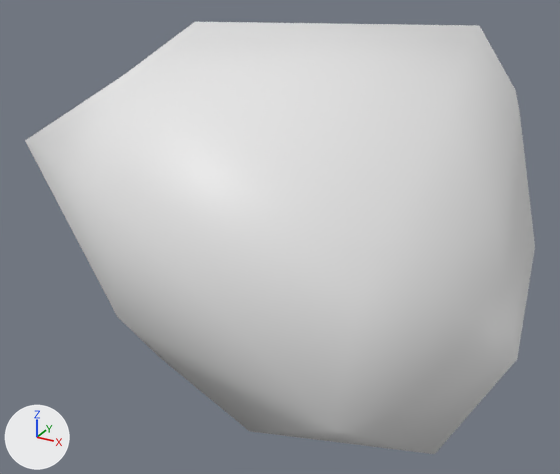
Renders of the FBX model 7DFPS-2022/Assets/Models/Rock03Wip.fbx from each side of a commit.
Both versions are drawn from a camera (50 mm lens) standing at (0.435, -0.935, 0.552) and looking at (-0.057, -0.041, 0.105). Lighting does not change. The marker at lower left points along +X, +Y and +Z. Where no turn or scale is listed for an object, it has been applied to the vertices.
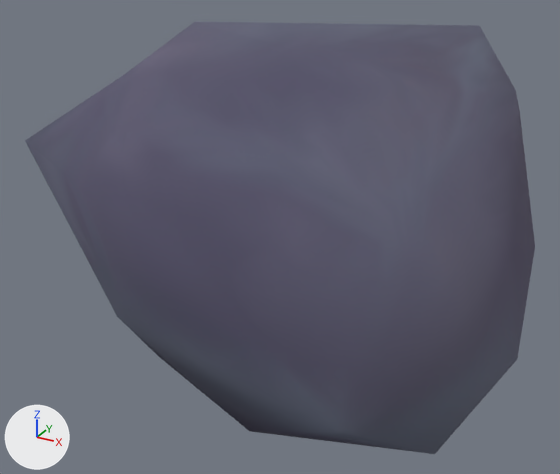
Pixel boxes [x1, y1, x2, y2] of what changed, in the pictures (560 x 474 px):
'Icosphere.001', recoloured (white to blue): [25, 22, 535, 454] in both

The change in detail:
Picture 'rock_03_color.png' (img_rock_03_color_png) is new.
Material 'Material' (mat_material) is new.
Its texture is img_rock_03_color_png.
Its roughness is 0.913.
me_icosphere_001 has 42 vertices, 80 faces and spans x -0.288..0.317, y -0.399..0.463, z -0.061..0.407.
me_icosphere_001 now uses material mat_material (picture img_rock_03_color_png).
